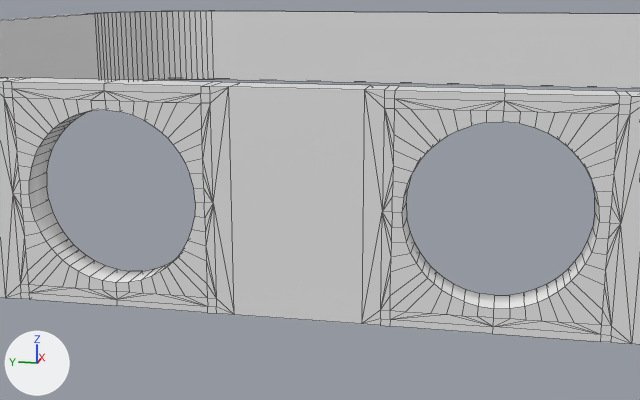
The Blender file Projects/Apple iPhone 4/Apple iPhone 4 version 3.blend, before and after one commit.
Camera for both pictures: a 50 mm lens placed at (-51.06, 22.82, 5.68), pointed at (-28.82, 27.27, 0.12). The lights are fixed; the arrows at lower left show +X, +Y and +Z. Mesh edges are drawn as thin lines.

Before the edit, the objects in view are built like this:
```python
me_plane = bpy.data.meshes.new('Plane')
me_plane.from_pydata(...)  # 920 vertices, 1068 faces; spans x -29.3..29.3, y -57.6..57.6, z -3.1..3.1
ob_plane = bpy.data.objects.new('Plane', me_plane)
ob_plane.location = (0.0, 0.0, 0.0)
```
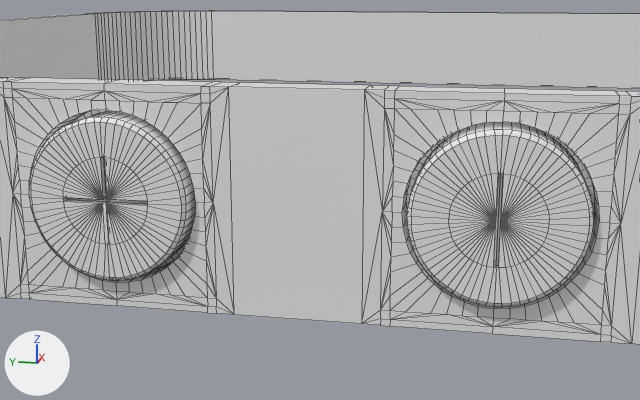
Commit message: Added volume buttons

Where the change shows, as pixel boxes [x1, y1, x2, y2] in the pictures (640 x 400 px):
'Cylinder', added: after [406, 122, 595, 307]
'Cylinder.001', added: after [29, 110, 195, 280]

Edits to the bpy script that builds the scene:
```text
Add me_cylinder_002:
    me_cylinder_002.from_pydata(...)  # 329 vertices, 392 faces; spans x -2.78..2.78, y -2.78..2.78, z -1.0..0.38
Add me_cylinder_003:
    me_cylinder_003.from_pydata(...)  # 346 vertices, 404 faces; spans x -2.78..2.78, y -2.78..2.78, z -1.0..0.38
Add ob_cylinder:
    ob_cylinder = bpy.data.objects.new('Cylinder', me_cylinder_002)
    ob_cylinder.location = (-28.64, 22.66, 0.0)
    ob_cylinder.rotation_euler = (0.0, 1.571, 0.0)  # degrees (0, 90, 0)
Add ob_cylinder_001:
    ob_cylinder_001 = bpy.data.objects.new('Cylinder.001', me_cylinder_003)
    ob_cylinder_001.location = (-28.64, 32.95, 0.0)
    ob_cylinder_001.rotation_euler = (0.0, 1.571, 0.0)  # degrees (0, 90, 0)
```
